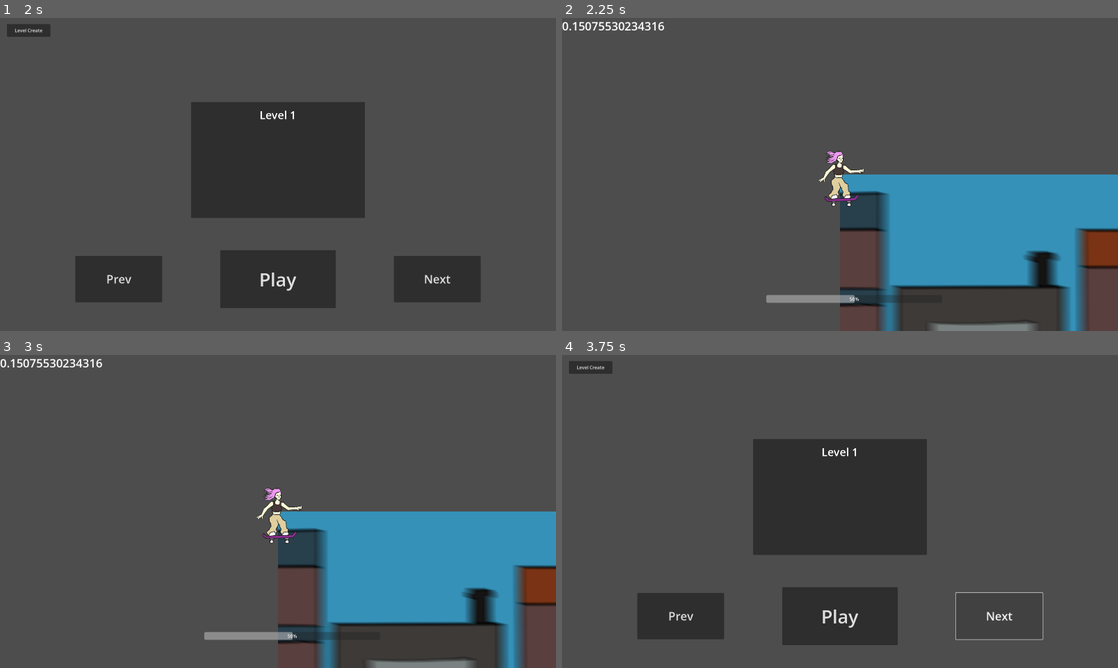
Above: before the commit, frames 1-4 (two rows, left to right).
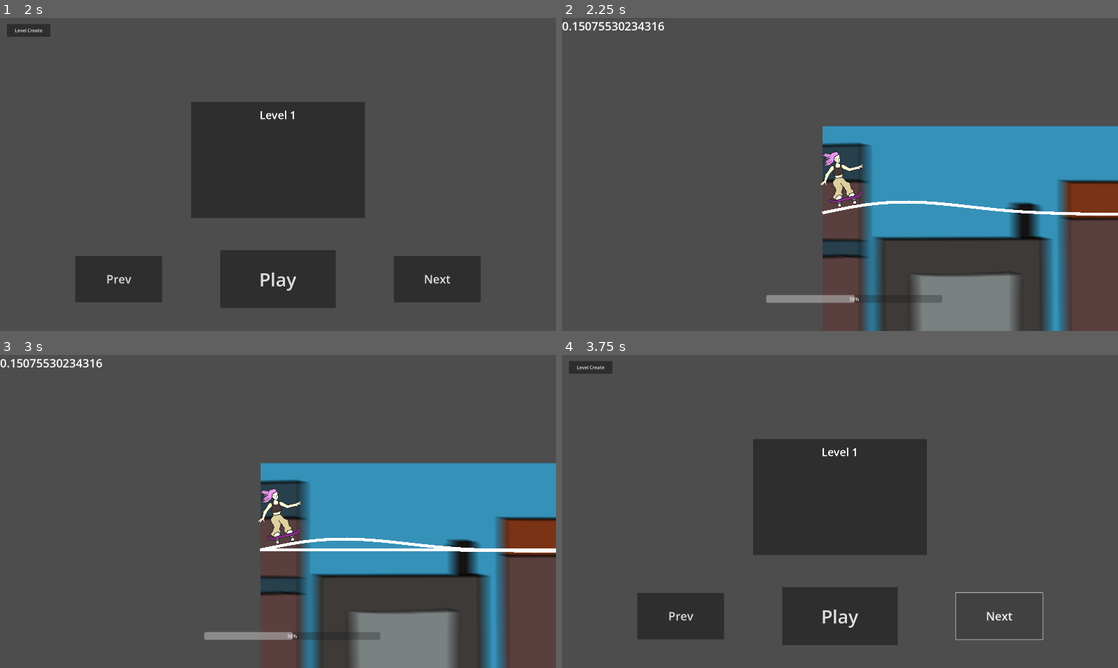
Above: after the commit, the same moments.

Repository: eel-in-denial/beat-skater
Game: Godot game, scene res://UI/title_screen/title_screen.tscn
The game is run twice, just before and just after one commit, with the same random seed, the same clock (stepped at 60 frames per second) and the same inputs. Sound files missing from this copy of the repository are replaced by a short silence.
Inputs:
- Up to frame 1 (2 s): click "Play" at 0.5 s; click "Play" at 1.25 s
- Up to frame 2 (2.25 s): click "Play" at 2 s
- Up to frame 3 (3 s): click "Play" at 2.75 s
- Up to frame 4 (3.75 s): click "Next" at 3.5 s

Frame 1 is identical in both runs. In frame 2, 24% of the frame differs, in the area x 46-100%, y 34-100%; in frame 3, 24%; in frame 4, nothing differs.
Error before the commit: Cannot call method 'sample_baked' on a null value. (res://test_slope_player.gd:21)
Error after the commit: Out of bounds get index '140' (on base: 'Array') (res://test_slope_player.gd:16)

Commit message:
integrated stuffs

Diff:
--- a/level_assets/beat/beat.gd
+++ b/level_assets/beat/beat.gd
@@ -33,7 +33,7 @@
 	height = data["height"]
 	press_type = data["press_type"]
 
-	position = pos
+	position = pos + Vector2(0, -100)
 	if beat_type == 1:
 		modulate = Color(1.0, 1.0, 1.0)
 	elif beat_type == 2:
--- a/levels/level_1.json
+++ b/levels/level_1.json
@@ -9,7 +9,105 @@
 	"beat_type": 1,
 	"press_type": "tap",
 	"height": 0,
+	"beat": 1,
+	"duration": 0
+  },
+  {
+	"beat_type": 1,
+	"press_type": "tap",
+	"height": 0,
+	"beat": 2,
+	"duration": 0
+  },
+  {
+	"beat_type": 1,
+	"press_type": "tap",
+	"height": 0,
+	"beat": 3,
+	"duration": 0
+  },
+  {
+	"beat_type": 1,
+	"press_type": "tap",
+	"height": 0,
+	"beat": 4,
+	"duration": 0
+  },
+  {
+	"beat_type": 1,
+	"press_type": "tap",
+	"height": 0,
+	"beat": 5,
+	"duration": 0
+  },
+  {
+	"beat_type": 1,
+	"press_type": "tap",
+	"height": 0,
+	"beat": 6,
+	"duration": 0
+  },
+  {
+	"beat_type": 1,
+	"press_type": "tap",
+	"height": 0,
+	"beat": 7,
+	"duration": 0
+  },
+  {
+	"beat_type": 1,
+	"press_type": "tap",
+	"height": 0,
 	"beat": 8,
+	"duration": 0
+  },
+  {
+	"beat_type": 1,
+	"press_type": "tap",
+	"height": 0,
+	"beat": 9,
+	"duration": 0
+  },
+  {
+	"beat_type": 1,
+	"press_type": "tap",
+	"height": 0,
+	"beat": 10,
+	"duration": 0
+  },
+  {
+	"beat_type": 1,
+	"press_type": "tap",
+	"height": 0,
+	"beat": 11,
+	"duration": 0
+  },
+  {
+	"beat_type": 1,
+	"press_type": "tap",
+	"height": 0,
+	"beat": 12,
+	"duration": 0
+  },
+  {
+	"beat_type": 1,
+	"press_type": "tap",
+	"height": 0,
+	"beat": 13,
+	"duration": 0
+  },
+  {
+	"beat_type": 1,
+	"press_type": "tap",
+	"height": 0,
+	"beat": 14,
+	"duration": 0
+  },
+  {
+	"beat_type": 1,
+	"press_type": "tap",
+	"height": 0,
+	"beat": 15,
 	"duration": 0
   },
   {
--- a/levels/level_player.gd
+++ b/levels/level_player.gd
@@ -5,6 +5,7 @@
 @onready var backgroud: Sprite2D = $Background
 @onready var floor := $Floor
 @onready var path := $LevelPath
+@onready var player := $test_slope_player
 @onready var accuracy_reader := $CanvasLayer/ProgressBar
 @onready var song_pos := $CanvasLayer/Label2
 #var beats: Array[Beat] = []
@@ -16,7 +17,7 @@
 var player_screen_position := Vector2(480.0, 0)
 var gravity := Vector2(0, 980)
 
-var on_beat_points := []
+var baked_points := []
 
 # Called when the node enters the scene tree for the first time.
 func initialize_data(data := {"json_path": ""}):
@@ -37,7 +38,7 @@
 
 	generate_slopes()
 	path.generate_graphics()
-	place_beats()
+	bake_level()
 
 
 func generate_slopes():
@@ -50,10 +51,10 @@
 		path.curve.add_point(Vector2(x, y))
 
 
-func place_beats():
+func bake_level():
 	var time = 0.0
 	var distance = 0.0
-	var time_interval := 0.1
+	var time_interval := 0.01
 	var total_length = path.curve.get_baked_length()
 	var speed = player_initial_speed
 	var i := 0
@@ -66,16 +67,23 @@
 		var acceleration = gravity.dot(tangent)
 		speed += acceleration * time_interval
 		distance += speed * time_interval
+		distance = clamp(distance, 0.0, total_length)
 
-		distance = clamp(distance, 0.0, total_length)
+		baked_points.append({"time": time, "pos": p_1, "speed": speed, "tangent": tangent})
 		if abs(time - next_beat) < time_interval:
 			if i < num_of_beats:
 				var new_beat: Beat = beat.instantiate()
 				new_beat.initialise(p_1, level_data["beats"][i])
 				add_child(new_beat)
+			if i < num_of_beats - 1:
 				i += 1
 				next_beat = level_data["beats"][i]["beat"] * Global.sec_per_beat
 		time += time_interval
+	var dict = {
+		"dt": time_interval,
+		"baked_points": baked_points
+	}
+	player.init(dict)
 
 func transition_to_score():
 	GameManager.change_scene("level_select")
--- a/levels/level_player.tscn
+++ b/levels/level_player.tscn
@@ -44,9 +44,8 @@
 offset_bottom = 983.0
 value = 50.0
 
-[node name="test_slope_player" type="Node2D" parent="." node_paths=PackedStringArray("path")]
+[node name="test_slope_player" type="Node2D" parent="."]
 script = ExtResource("6_g4c03")
-path = NodePath("../LevelPath")
 
 [node name="Sprite2D" type="Sprite2D" parent="test_slope_player"]
 texture = ExtResource("7_oae5j")
@@ -55,7 +54,6 @@
 [node name="Camera2D" type="Camera2D" parent="test_slope_player"]
 
 [node name="LevelPath" type="Path2D" parent="." node_paths=PackedStringArray("player")]
-position = Vector2(0, 300)
 curve = SubResource("Curve2D_jdiw6")
 script = ExtResource("5_7k0b1")
 player = NodePath("../test_slope_player")
--- a/test/test_slopething.gd
+++ b/test/test_slopething.gd
@@ -11,7 +11,7 @@
 	curve.bake_interval = 10
 
 
-	#player.init()
+
 	#fuckin why this no work
 func generate_graphics():
 	line.points = curve.tessellate_even_length(4)
--- a/test_slope_player.gd
+++ b/test_slope_player.gd
@@ -1,35 +1,23 @@
 extends Node2D
 
-@export var gravity := Vector2(0, 980)
-@export var path: Path2D
-var curve: Curve2D
-var distance := 0.0 #distance along the curve
-@export var initial_speed := 1000
-var speed :=  0.0 #speed
-var total_length := 0.0
 @onready var sprite := $Sprite2D
+var baked_points := []
+var dt := 0.0
 
 # Called when the node enters the scene tree for the first time.
 
-func init():
-	curve = path.curve
-	total_length = curve.get_baked_length()
-	distance = 0.0
-	speed = initial_speed
+func init(data: Dictionary):
+	baked_points = data["baked_points"]
+	dt = data["dt"]
 # Called every frame. 'delta' is the elapsed time since the previous frame.
 func _physics_process(delta: float) -> void:
-	var p_1 := curve.sample_baked(distance)
-	var p_2 := curve.sample_baked(distance + 0.1)
-	var tangent = (p_2 - p_1).normalized()
-	var acceleration = gravity.dot(tangent)
-	speed += acceleration * delta
-	distance += speed * delta
-
-	distance = clamp(distance, 0.0, total_length)
-
-	global_position = curve.sample_baked(distance) + Vector2(0, -120) + path.global_position
+	var i: int = floor(Global.song_position/dt)
+	var alpha: float = fmod(Global.song_position, dt) / dt
+	var a = baked_points[i]
+	var b = baked_points[i + 1]
+	global_position = a["pos"].lerp(b["pos"], alpha) + Vector2(0, -120)
+	var tangent: Vector2 = a["tangent"].lerp(b["tangent"], alpha).normalized()
 	rotation = tangent.angle()
-	#print(p_1, " ", p_2)
 
 func _unhandled_input(event: InputEvent) -> void:
 	if event.is_action_pressed("jump"):
